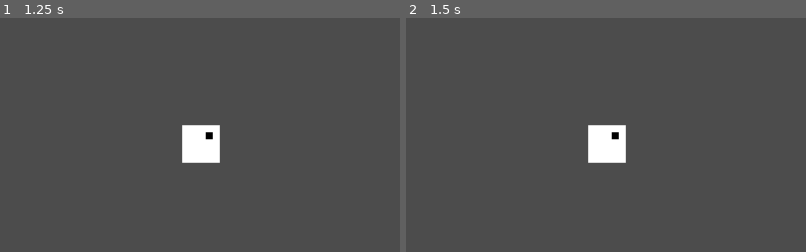
Above: before the commit, frames 1-2 (left to right).
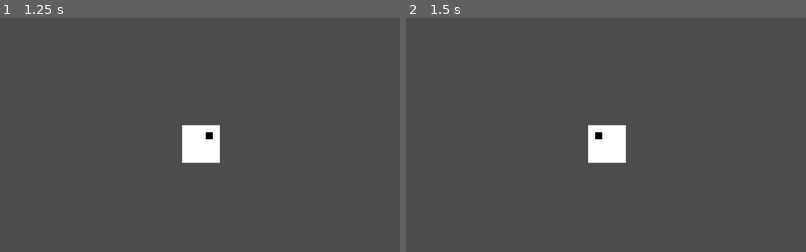
Above: after the commit, the same moments.

Repository: jonot-cyber/brackeys-game-jam-game-that-i-am-doing
Game: Godot game, scene res://Scenes/Test.tscn
Same seed, same stepped clock (60 frames per second), same inputs: the game is played once before the commit and once after it.
Inputs:
- Up to frame 1 (1.25 s): tap Enter at 0.5 s; hold D from 0.53 s (still down)
- Up to frame 2 (1.5 s): tap Space at 1.25 s; release D at 1.28 s; hold A from 1.28 s (still down)
The pictures show only the part of the screen within x 25-75%, y 23-73%; the shares and areas given below are measured in that part.

Frame 1 is identical in both runs. In frame 2, 0.1% of the frame differs, in the area x 47-54%, y 48-53%.

Commit message:
Add files via upload

Diff:
--- a/Scripts/PlayerController.gd
+++ b/Scripts/PlayerController.gd
@@ -12,6 +12,10 @@
 		direction.x += 1
 	direction.y += gravity
 	direction.y = clamp(direction.y,0,5)
+	if direction.x < 0:
+		$Sprite.set_flip_h(true)
+	elif direction.x > 0:
+		$Sprite.set_flip_h(false)
 
 func _physics_process(_delta):
 	move_and_collide(direction * speed)
